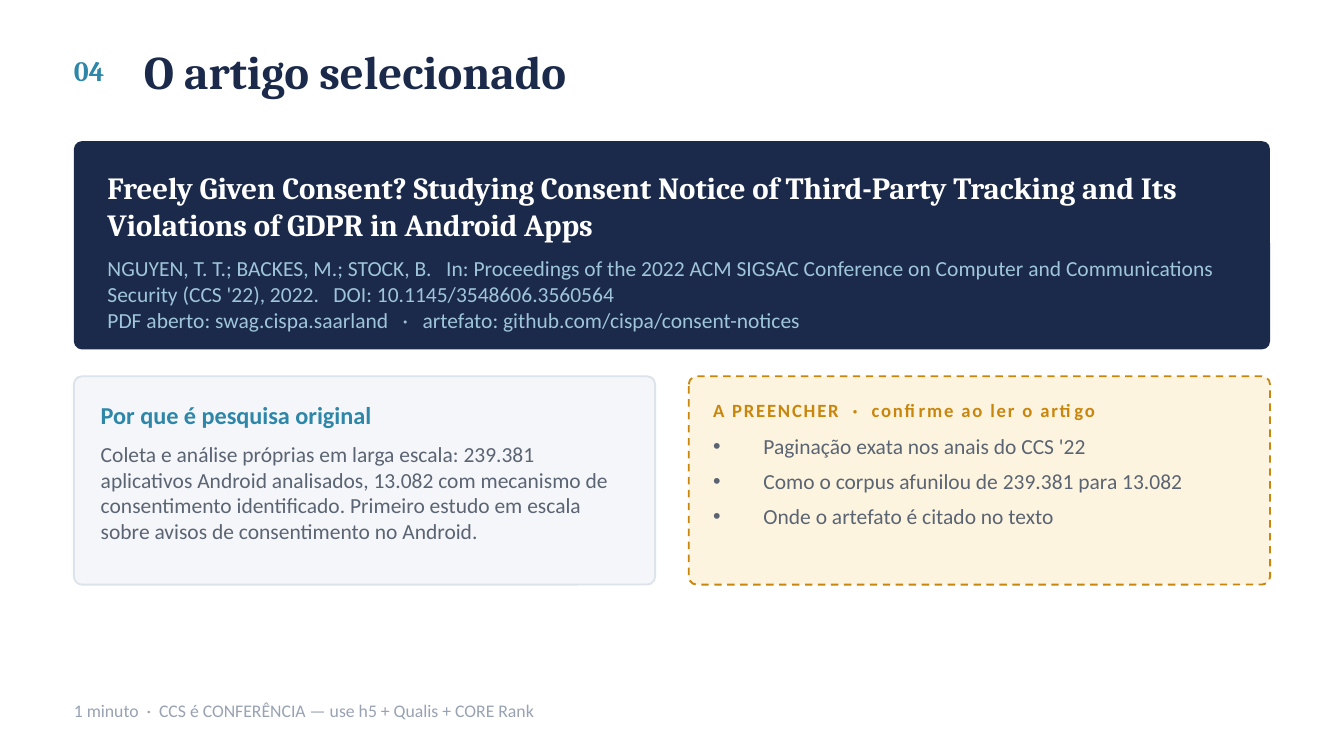
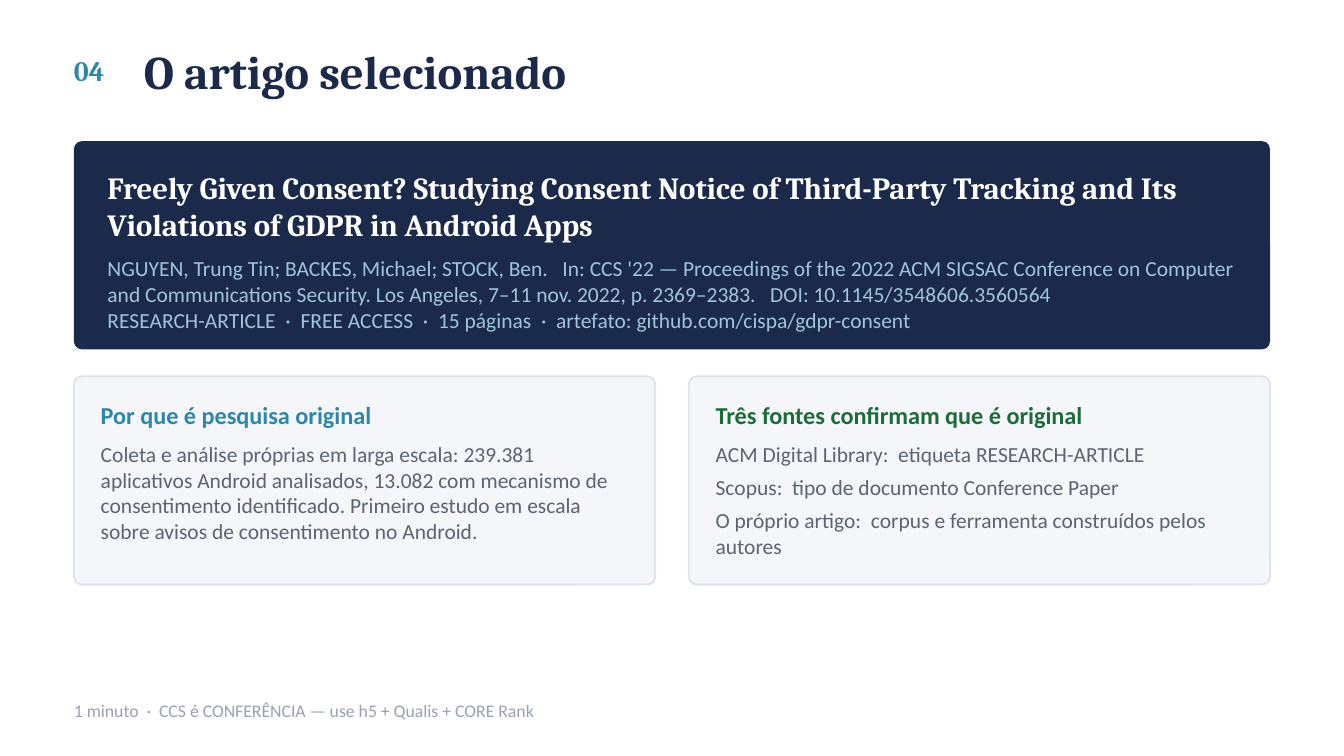
Before and after one commit to ClaudioAMF1/TCC, a slide deck: slide 5 of seminario/seminario-analise-de-artigo.pptx. Drawn at 1344x756 pixels with LibreOffice and Linux fonts; fonts in the diff are those of the drawing. Boxes give left, top, right and bottom in pixels: in the first picture for what was removed or moved away, otherwise in the second. Text is boxed around its words. In the diff, an @@ line names an element or a change of style, - is before the commit and + after.

```diff
--- a/seminario/seminario-analise-de-artigo.pptx
+++ b/seminario/seminario-analise-de-artigo.pptx
@@ text at box(107, 261, 1233, 332): text changed @@
-NGUYEN, T. T.; BACKES, M.; STOCK, B. In: Proceedings of the 2022 ACM SIGSAC Conference on Computer and Communications Security (CCS '22), 2022. DOI: 10.1145/3548606.3560564
-PDF aberto: swag.cispa.saarland · artefato: github.com/cispa/consent-notices
+NGUYEN, Trung Tin; BACKES, Michael; STOCK, Ben. In: CCS '22 — Proceedings of the 2022 ACM SIGSAC Conference on Computer and Communications Security. Los Angeles, 7–11 nov. 2022, p. 2369–2383. DOI: 10.1145/3548606.3560564
+RESEARCH-ARTICLE · FREE ACCESS · 15 páginas · artefato: github.com/cispa/gdpr-consent
@@ rounded rectangle at box(688, 376, 1270, 585): fill #FDF4E0 to #F4F6F9; outline #C8860D 1 pt dashed to #DDE3EA 1 pt @@
@@ text at box(716, 407, 1083, 428): text changed; size 10 to 13 pt; text colour #C8860D to #1E6B3A @@
-A PREENCHER · confirme ao ler o artigo
+Três fontes confirmam que é original
@@ text at box(716, 447, 1206, 554): text changed @@
-• Paginação exata nos anais do CCS '22
-• Como o corpus afunilou de 239.381 para 13.082
-• Onde o artefato é citado no texto
+ACM Digital Library: etiqueta RESEARCH-ARTICLE
+Scopus: tipo de documento Conference Paper
+O próprio artigo: corpus e ferramenta construídos pelos autores
```
Also in this commit, not shown: 8 other slides changed, 3 other files.
